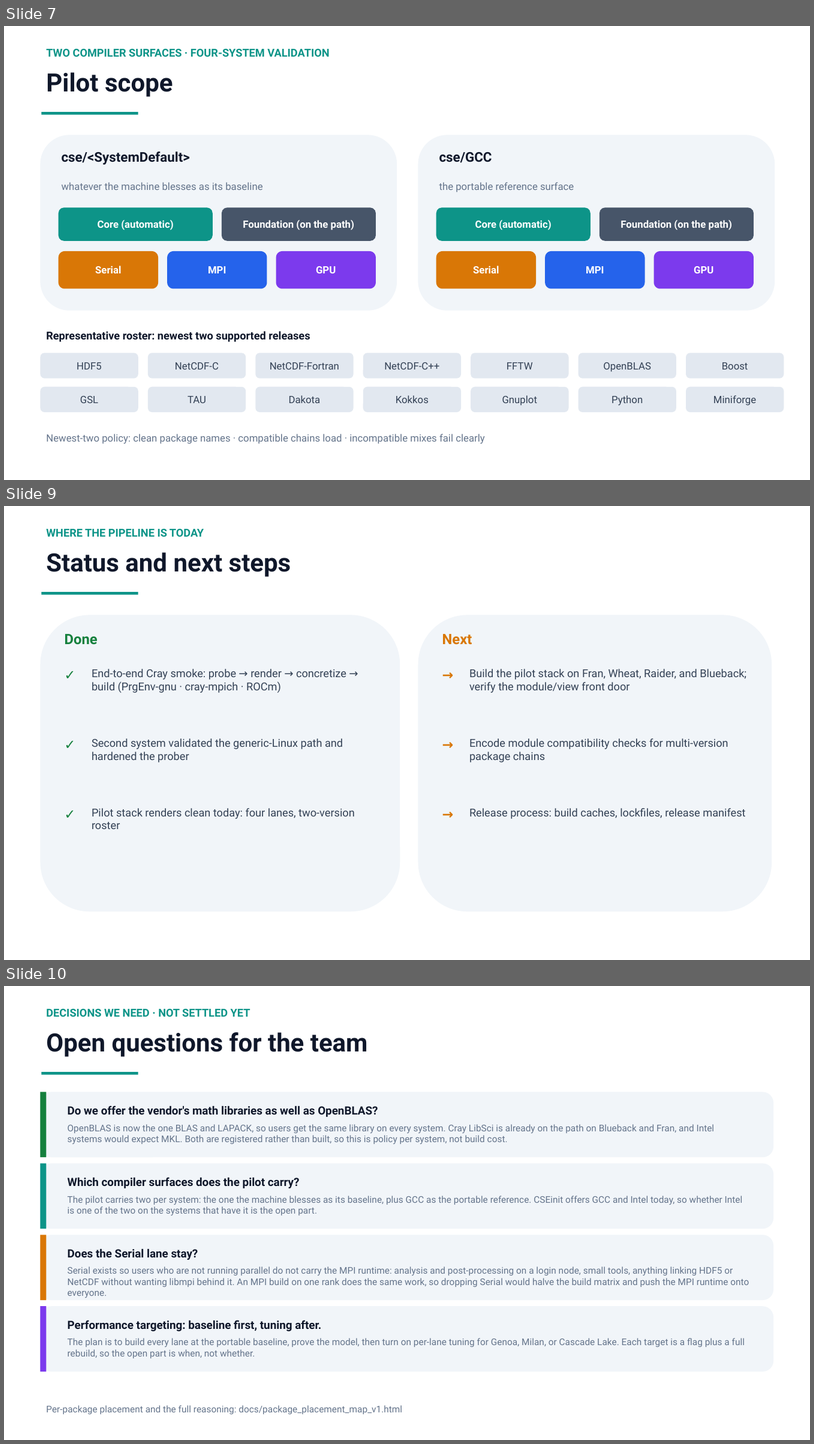
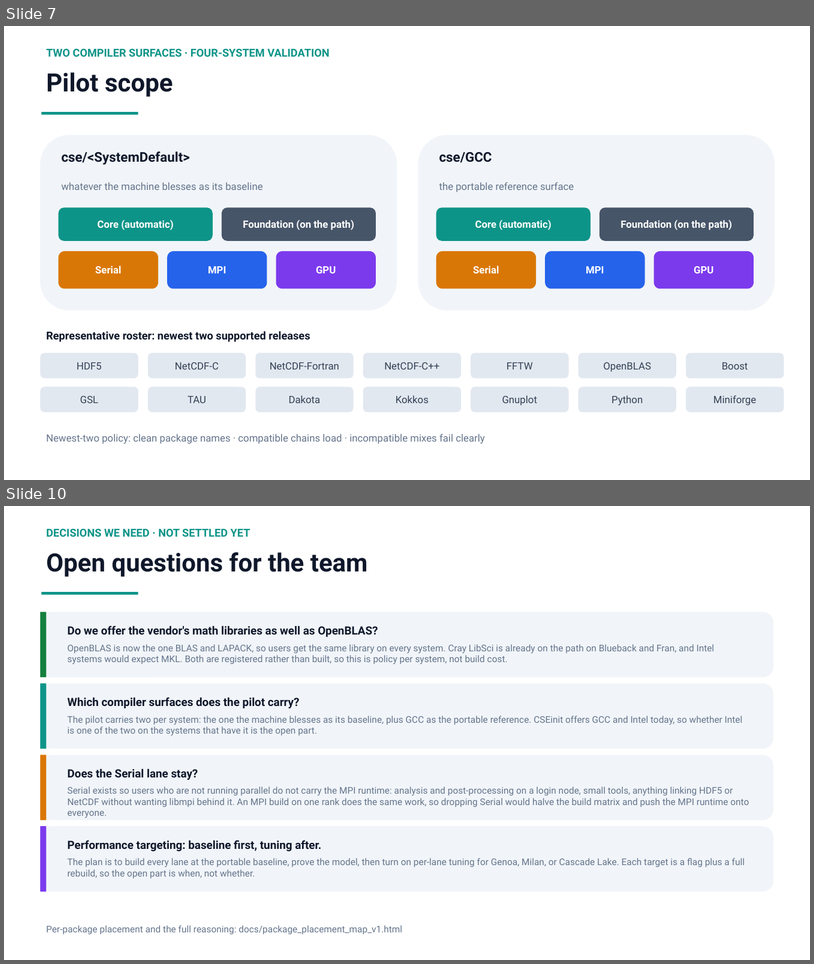
Before and after one commit to ray12514/stack-planning, a slide deck: presentations/cse_lanes_model.pptx. Shown one above the other, each under a label of ours: slides 7, 9 and 10 before the commit, slides 7 and 10 after it; the slides between them are not shown. The pictures are 814x1444 and 814x964 pixels, drawn with LibreOffice and Linux fonts; fonts in the diff are those of the drawing. Boxes give left, top, right and bottom in pixels: in the first picture for what was removed or moved away, otherwise in the second. Text is boxed around its words. In the diff, an @@ line names an element or a change of style, - is before the commit and + after.

Commit message:
Deck: replace the status slide with the plan; trim conversational footnotes
The status slide spent half its space on work already done, which the
audience does not need itemised. It is now four numbered steps: build the
pilot stack, prove the module contract, stand up the release process,
settle the open decisions. It sits after the systems slide, so the deck
reads model, systems, plan, questions.

The systems footnote explained our AI/ML versus MLA labelling and where
Fran's accelerator detail came from. Both were artefacts of working out
the slide rather than anything the audience needs; a plain source line
replaces them.

```diff
--- a/presentations/cse_lanes_model.pptx
+++ b/presentations/cse_lanes_model.pptx
@@ slide 9 removed at (4, 506, 810, 960), background #FFFFFF @@
@@ text removed at (46, 529, 204, 537) @@
-WHERE THE PIPELINE IS TODAY
@@ text removed at (46, 552, 291, 577) @@
-Status and next steps
@@ rectangle removed at (42, 592, 138, 594) @@
@@ rounded rectangle removed at (40, 615, 400, 912) @@
@@ rounded rectangle removed at (419, 615, 772, 912) @@
@@ text removed at (65, 634, 98, 645) @@
-Done
@@ text removed at (443, 634, 473, 645) @@
-Next
@@ text removed at (59, 663, 83, 694) @@
-✓
@@ text removed at (437, 663, 461, 694) @@
-→
@@ text removed at (92, 669, 347, 693) @@
-End-to-end Cray smoke: probe → render → concretize → build (PrgEnv-gnu · cray-mpich · ROCm)
@@ text removed at (470, 669, 747, 693) @@
-Build the pilot stack on Fran, Wheat, Raider, and Blueback; verify the module/view front door
@@ text removed at (59, 733, 83, 763) @@
-✓
@@ text removed at (92, 738, 343, 762) @@
-Second system validated the generic-Linux path and hardened the prober
@@ text removed at (437, 733, 461, 763) @@
-→
@@ text removed at (470, 738, 728, 762) @@
-Encode module compatibility checks for multi-version package chains
@@ text removed at (59, 802, 83, 832) @@
-✓
@@ text removed at (92, 808, 355, 829) @@
-Pilot stack renders clean today: four lanes, two-version roster
@@ text removed at (437, 802, 461, 832) @@
-→
@@ text removed at (470, 808, 746, 819) @@
-Release process: build caches, lockfiles, release manifest
```
Also in this commit, not shown: 1 slide changed, 1 slide added, 1 other file.
